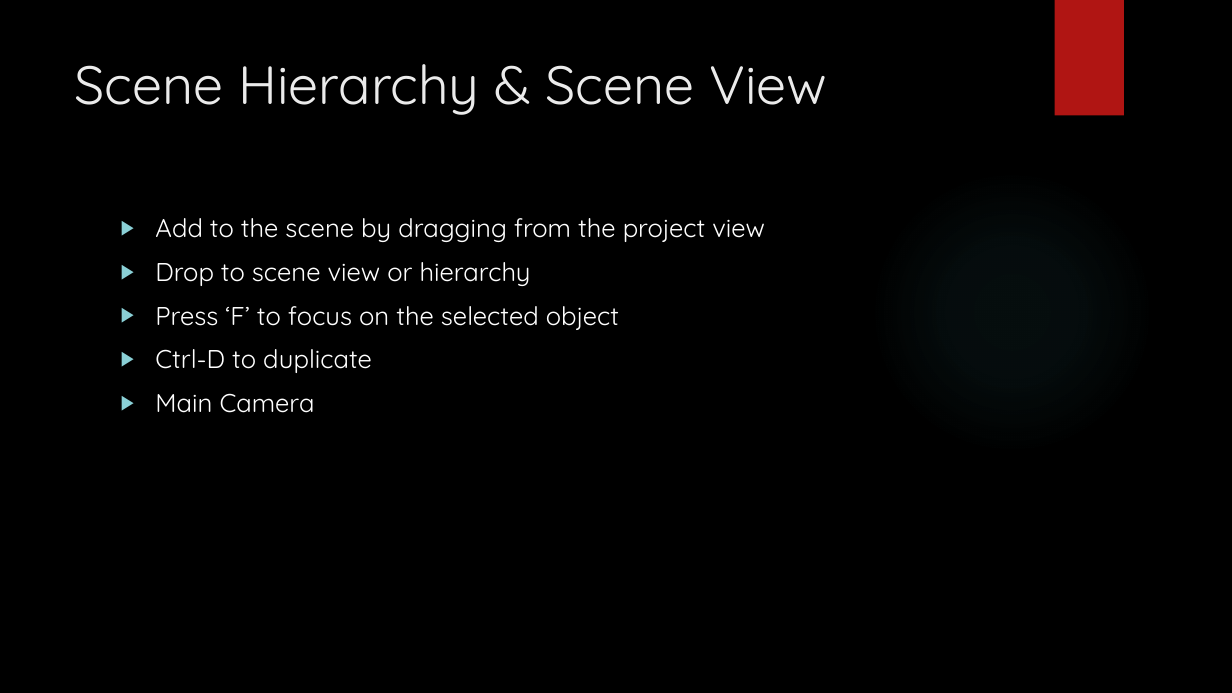
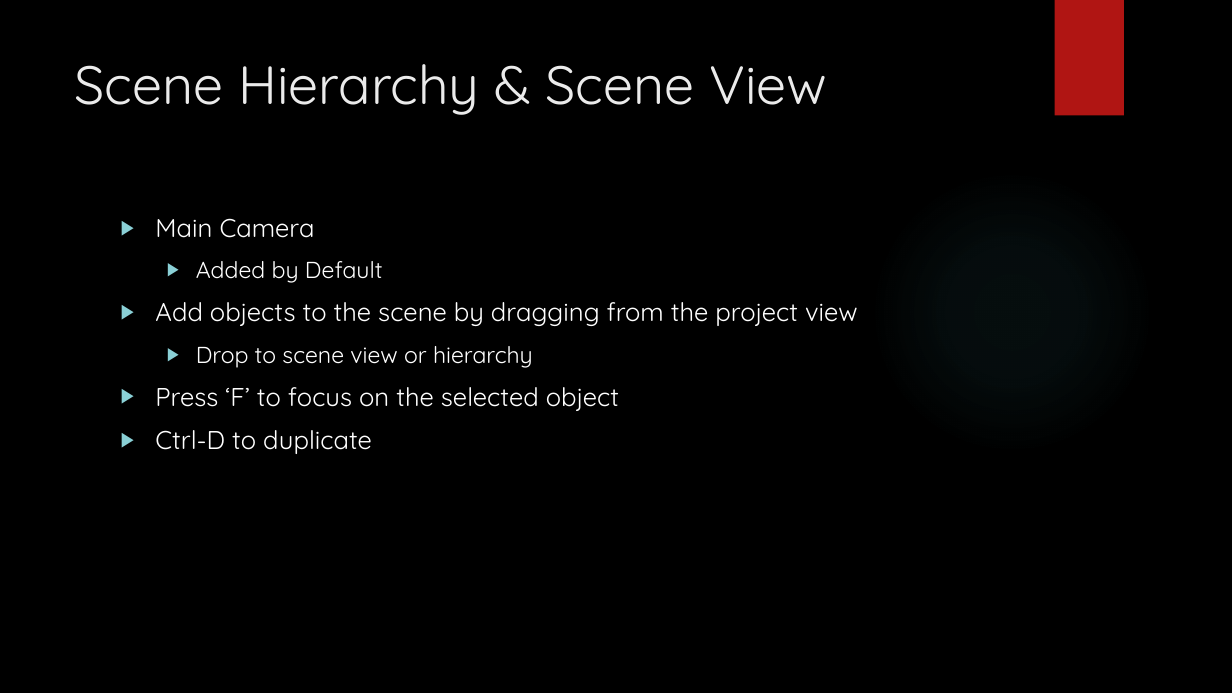
Before and after one commit to jweimann/Demos, a slide deck: slide 7 of Presentations/Intro to Unity.pptx. Drawn at 1232x693 pixels with LibreOffice and Linux fonts; fonts in the diff are those of the drawing; background and template pictures are left out. Boxes give left, top, right and bottom in pixels: in the first picture for what was removed or moved away, otherwise in the second. Text is boxed around its words. In the diff, an @@ line names an element or a change of style, - is before the commit and + after.

```diff
--- a/Presentations/Intro to Unity.pptx
+++ b/Presentations/Intro to Unity.pptx
@@ text at [155,218,858,326]: text changed @@
-▶ Add to the scene by dragging from the project view
+▶ Main Camera
+  ▶ Added by Default
+▶ Add objects to the scene by dragging from the project view
@@ text at [196,346,533,368]: size 20 to 18 pt in "Drop to scene view or hierarchy"; list level 1 to 2 in "Drop to scene view or ..." @@
@@ text at [155,393,315,413]: paragraph removed @@
-▶ Main Camera
```
Also in this commit, not shown: 5 other slides changed.
